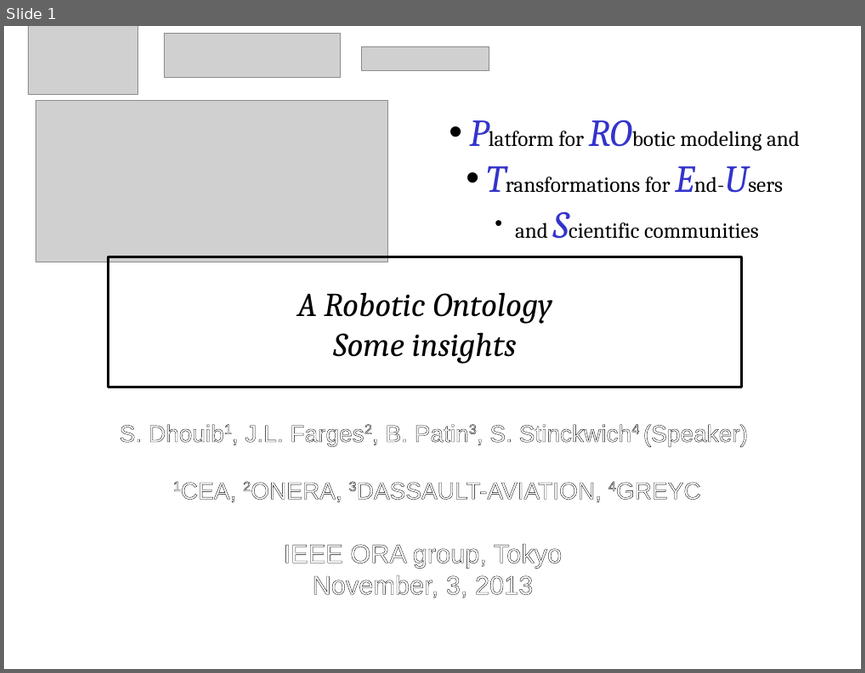
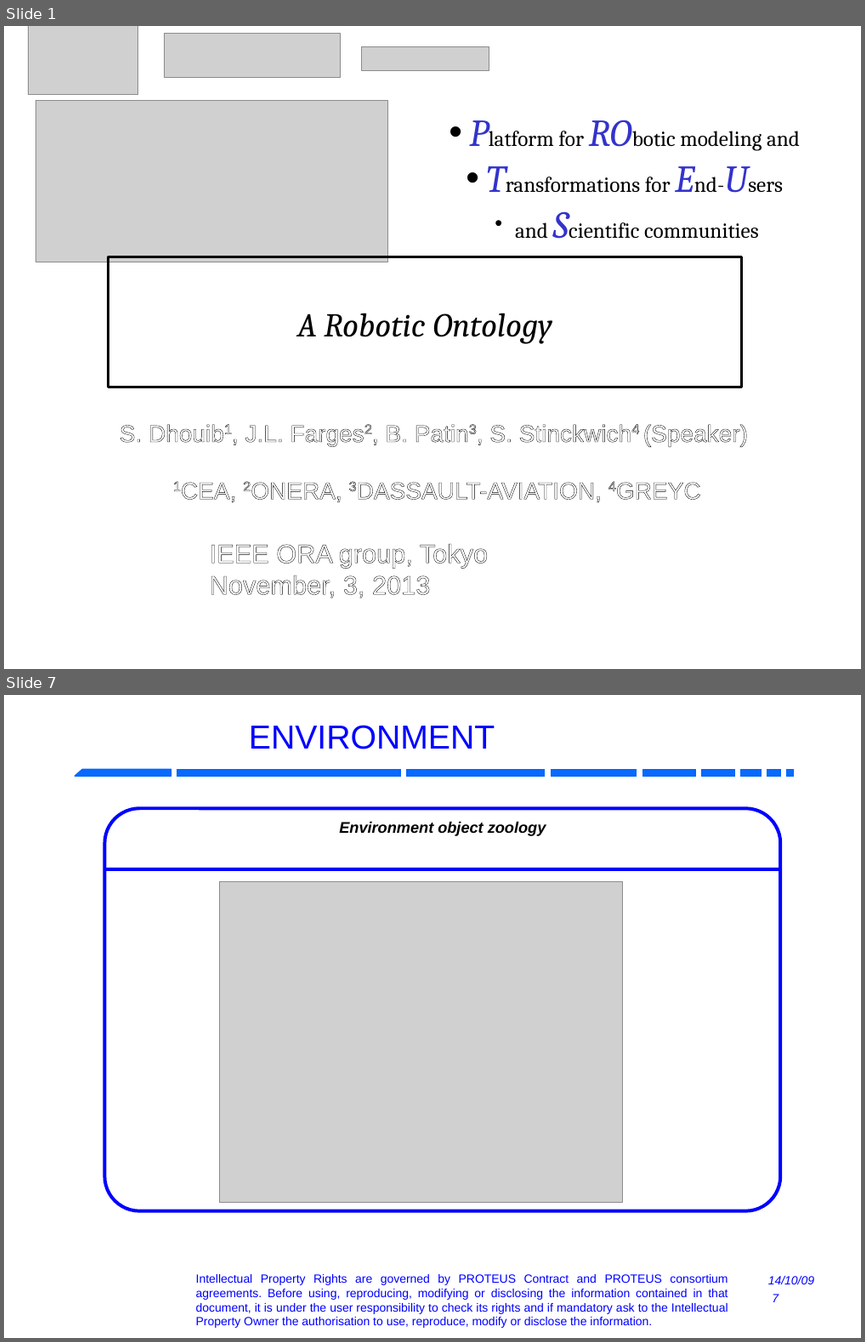
Before and after one commit to RobotML/RobotML, a slide deck: Ontologies/ORA/Meetings/20131103-IROS-Tokyo/R4.1.6-P5.9-ARoboticOntology.odp. Shown one above the other, each under a label of ours: slide 1 before the commit, slides 1 and 7 after it; the slides between them are not shown. The pictures are 865x673 and 865x1342 pixels, drawn with LibreOffice and Linux fonts; fonts in the diff are those of the drawing; grey boxes stand for pictures; background and template pictures are left out. Boxes give left, top, right and bottom in pixels: in the first picture for what was removed or moved away, otherwise in the second. Text is boxed around its words. In the diff, an @@ line names an element or a change of style, - is before the commit and + after.

```diff
--- a/Ontologies/ORA/Meetings/20131103-IROS-Tokyo/R4.1.6-P5.9-ARoboticOntology.odp
+++ b/Ontologies/ORA/Meetings/20131103-IROS-Tokyo/R4.1.6-P5.9-ARoboticOntology.odp
@@ slide 7 added at bbox=[4, 695, 861, 1338], background #FFFFFF @@
@@ title added at bbox=[249, 725, 494, 749], 28 pt, text #0000FF @@
+ENVIRONMENT
@@ group added at bbox=[75, 770, 794, 777]: 8 rectangles, 1 freeform shape @@
@@ rounded rectangle added at bbox=[105, 808, 781, 1211], fill #FFFFFF at 50% opacity, outline #0000FF 2.83 pt, 13 pt, text #000000, bold, italic @@
+Environment object zoology
@@ line added from (103, 869) to (780, 869), #0000FF 2.83 pt @@
@@ picture added at bbox=[219, 882, 623, 1202] @@
@@ text added at bbox=[196, 1274, 728, 1327], 10 pt, text #0000FF @@
+Intellectual Property Rights are governed by PROTEUS Contract and PROTEUS consortium agreements. Before using, reproducing, modifying or disclosing the information contained in that document, it is under the user responsibility to check its rights and if mandatory ask to the Intellectual Property Owner the authorisation to use, reproduce, modify or disclose the information.
@@ text added at bbox=[768, 1276, 814, 1284], 10 pt, text #0000FF, italic @@
+14/10/09
@@ page number added at bbox=[772, 1293, 778, 1302], 10 pt, text #0000FF, italic @@
+7
@@ slide 1 changed as well @@
@@ text in rectangle at bbox=[333, 332, 517, 363]: paragraph removed @@
-Some insights
@@ text "IEEE ORA group, Tokyo" at bbox=[210, 544, 488, 598]: alignment centre to left @@
```
Also in this commit, not shown: 11 other slides changed, 14 other slides added, 4 slides removed.
